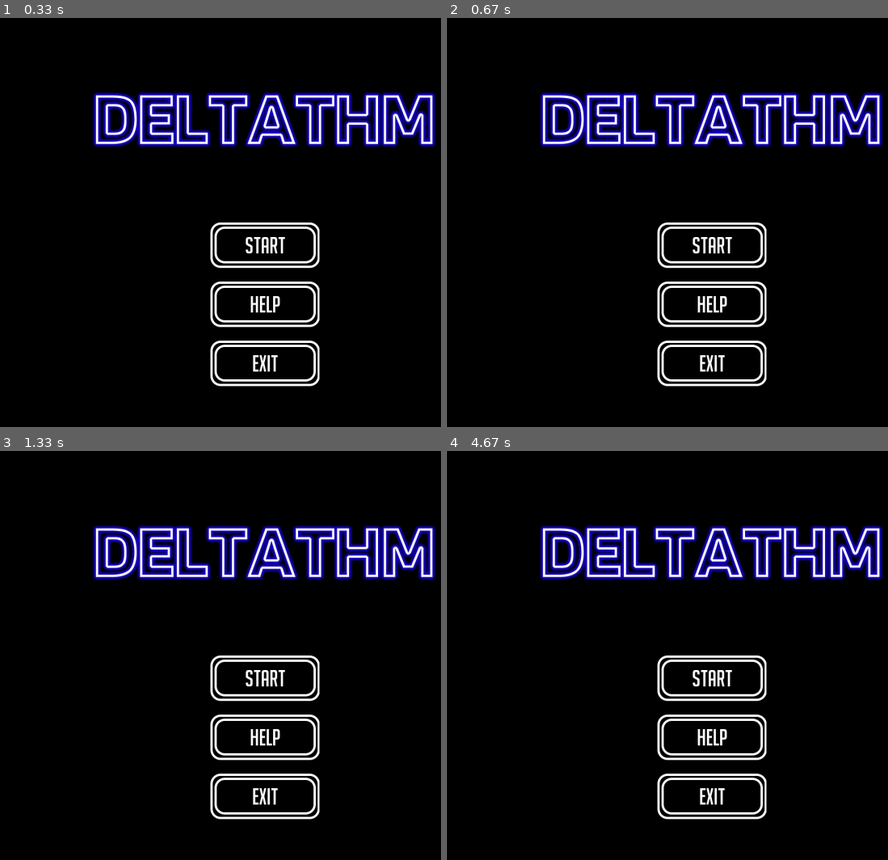
Above: before the commit, frames 1-4 (two rows, left to right).
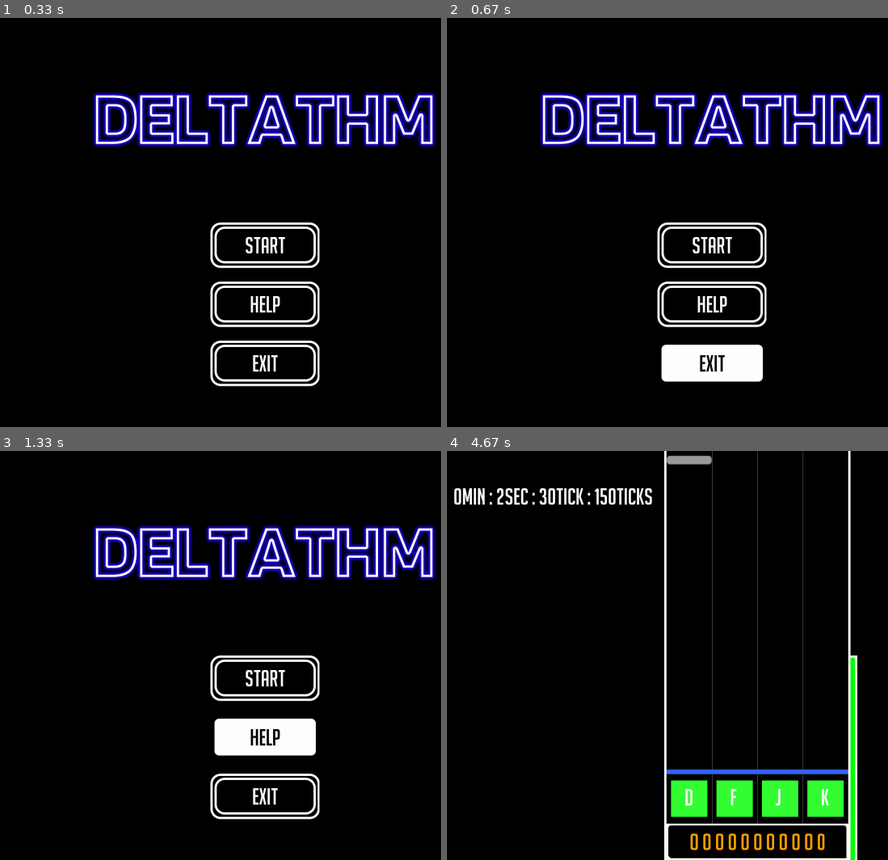
Above: after the commit, the same moments.

Repository: DeltaFrog1407/DELTABEAT
Game: pygame game, started from import pygame.py
Two runs of this game, one before a commit and one after it. Both use one fixed random seed, a clock stepped at 60 frames per second and the inputs below.
Inputs (mouse positions are in pixels of both pictures, inside the frame that each line leads up to):
- Up to frame 1 (0.33 s): no input
- Up to frame 2 (0.67 s): hold Enter from 0.33 s (still down); hold Up from 0.33 s (still down); move the mouse to (685, 238) at 0.37 s
- Up to frame 3 (1.33 s): release Enter at 0.8 s; release Up at 0.8 s; hold M 0.83-1.3 s; hold Up 0.83-1.3 s
- Up to frame 4 (4.67 s): tap Enter at 1.33, 2.17, 4.63 s; hold Up 1.67-2.13 s; tap D at 2.5 s; hold Esc 2.83-3.13 s; hold Down 3.17-3.47 s; hold Up 3.5-3.87 s; hold Down 3.9-4.27 s; hold Up 4.3-4.6 s

Frame 1 is identical in both runs. In frame 2, 2.2% of the frame differs, in the area x 47-73%, y 78-91%; in frame 3, 2.2%; in frame 4, 19%, in the area x 1-99%, y 0-100%.

Commit message:
리듬게임 만들기 12
- 메인 화면과 인덱스 시스템을 통한 게임 구조 뼈대를 세움.

Diff:
--- a/import pygame.py
+++ b/import pygame.py
@@ -119,15 +119,21 @@
     def __init__(self):
         font_path = resource_path("big_noodle_titling.ttf")
         press_se = resource_path("snare.wav")
+        moving_se = resource_path("moving.wav")
+        selected_se = resource_path("selected.wav")
         press_effect_path = resource_path("press_effect.png")
         scoreboard_image = resource_path("scoreboard.png")
         logo_path = resource_path("logo.png")
         button_path = resource_path("button.png")
+        button_selected_path = resource_path("button_selected.png")
         self.button_image = pygame.image.load(button_path)
+        self.button_selected_image = pygame.image.load(button_selected_path)
         self.logo_image = pygame.image.load(logo_path)
         self.scoreboard = pygame.image.load(scoreboard_image)
         self.effect = pygame.image.load(press_effect_path)
         self.press = pygame.mixer.Sound(press_se)
+        self.moving = pygame.mixer.Sound(moving_se)
+        self.selected = pygame.mixer.Sound(selected_se)
         self.font = pygame.font.Font(font_path, 50)
         self.line = FRAME_HEIGHT* 7/9 + 10
         self.score = 0
@@ -158,6 +164,7 @@
         self.tick = 0
         self.ticks = 0
 
+        self.main_select = 0
         self.main_button = ["START", "HELP", "EXIT"]
 
 
@@ -342,6 +349,13 @@
                 self.hp -= 5
                 if self.combo > 0:
                     self.combo = 0
+            # 메인화면 버튼 선택 로직 : 선택 인덱스가 갯수 초과면 다시 돌아오게 하기
+        if self.main_select > 4:
+            self.main_select = 1
+        elif self.main_select < 0:
+            self.main_select = 3
+
+
 
 
     # 짧은 노트 밖에 나갈 때 로직
@@ -482,19 +496,7 @@
 
 
     def display_frame(self, screen, keycolor, fontcolor): #게임 프레임 그리기 - 플레이하는 부분
-        if self.index == 0: # 메인 메뉴 인덱스
-            screen.fill(BLACK)# 배경화면
-            self.logo_width = self.logo_image.get_rect().width  # 로고 표시
-            self.logo_height = self.logo_image.get_rect().height
-            screen.blit(self.logo_image, [SCREEN_WIDTH/2 - self.logo_width/2, SCREEN_HEIGHT/4 - self.logo_height/2])
-            self.button_width = self.button_image.get_rect().width  # 로고 표시
-            self.button_height = self.button_image.get_rect().height
-            for i in range(len(self.main_button)): # 버튼 갯수별로 생성
-                screen.blit(self.button_image, [SCREEN_WIDTH/2 - self.button_width/2, SCREEN_HEIGHT/2 + i*130])
-                self.draw_text(screen, self.main_button[i], self.font, SCREEN_WIDTH/2, SCREEN_HEIGHT/2 + i*130 + 50, WHITE)
-
-
-        elif self.index == 4: # 게임 플레이 인덱스
+        if self.index == 4: # 메인 메뉴 인덱스
             screen.fill(BLACK)
             x = FRAME_X + KEY_SPACE
             y = FRAME_HEIGHT * 7/9 + 25
@@ -512,72 +514,107 @@
                 keyset = self.font.render(key, True, fontcolor)
                 screen.blit(keyset, (x+FRAME_WIDTH*i/4+keyframe_size/2-KEY_SPACE, y+KEY_SPACE))
 
+        elif self.index == 0: # 게임 플레이 인덱스
+            screen.fill(BLACK)# 배경화면
+            self.logo_width = self.logo_image.get_rect().width  # 로고 표시
+            self.logo_height = self.logo_image.get_rect().height
+            screen.blit(self.logo_image, [SCREEN_WIDTH/2 - self.logo_width/2, SCREEN_HEIGHT/4 - self.logo_height/2])
+            self.button_width = self.button_image.get_rect().width  # 로고 표시
+            self.button_height = self.button_image.get_rect().height
+            for i in range(len(self.main_button)): # 버튼 갯수별로 생성
+                if i == self.main_select - 1: # 버튼을 선택했을 때 선택되었다고 표시
+                    screen.blit(self.button_selected_image, [SCREEN_WIDTH/2 - self.button_width/2, SCREEN_HEIGHT/2 + i*130])
+                    self.draw_text(screen, self.main_button[i], self.font, SCREEN_WIDTH/2, SCREEN_HEIGHT/2 + i*130 + 50, BLACK)
+                else:
+                    screen.blit(self.button_image, [SCREEN_WIDTH/2 - self.button_width/2, SCREEN_HEIGHT/2 + i*130])
+                    self.draw_text(screen, self.main_button[i], self.font, SCREEN_WIDTH/2, SCREEN_HEIGHT/2 + i*130 + 50, WHITE)
+
+        elif self.index == 2:
+            screen.fill(BLACK)
+            self.logo_width = self.logo_image.get_rect().width  # 로고 표시
+            self.logo_height = self.logo_image.get_rect().height
+            screen.blit(self.logo_image, [SCREEN_WIDTH/2 - self.logo_width/2, SCREEN_HEIGHT/4 - self.logo_height/2])
+            self.button_width = self.button_image.get_rect().width  # 로고 표시
+            self.button_height = self.button_image.get_rect().height
+            self.draw_text(screen, "GAME SET!", self.font, SCREEN_WIDTH/2, SCREEN_HEIGHT/2 + 1*130 + 50, DARK_ORANGE)
+            self.draw_text(screen, "YOUR SCORE", self.font, SCREEN_WIDTH/2, SCREEN_HEIGHT/2 + 2*130 + 50, DARK_ORANGE)
+            self.draw_text(screen, str(self.score), self.font, SCREEN_WIDTH/2, SCREEN_HEIGHT/2 + 3*130 + 50, WHITE)
+
 
     def process_events(self):
         for event in pygame.event.get():
             if event.type == pygame.QUIT:
                 return True
-            if event.type == pygame.MOUSEMOTION: # 버튼 위에 올라갈 때 반응
-                pass # 마우스 위치 구한 뒤, 그 위치에 올라가 있으면 색반전
             if event.type == pygame.KEYDOWN:
-                if event.key == pygame.K_c:
-                    self.index = 4
                 if event.key == pygame.K_m:
                     print(self.ticks)
-                if event.key == pygame.K_p:
-                    self.music_play = True
-                    pygame.mixer.music.play(-1)
-                if event.key == pygame.K_d: # d 키를 누름
-                    self.press.play(0)
-                    self.pressed_d = True
-                    for note in self.notes_0:
-                        if note.type == 0:
-                            if abs(self.line - note.decesion) <= 200 and note.lane == 0: # 노트가 판정 범위 안에 들어왔는지 확인 후 삭제
-                                self.note_decesion(note.decesion, self.line)
-                                del self.notes_0[0]
-                            if abs(self.line - note.decesion) < 120 and note.lane == 0: # 이펙트 개체 생성 - FAIL만 아닐 시
-                                effect = Effect(FRAME_X + FRAME_WIDTH/4*note.lane + 50, FRAME_HEIGHT* 7/9 + 5)
-                                self.effect_group.add(effect)
-
-
-                if event.key == pygame.K_f: # f 키를 누름
-                    self.press.play(0)
-                    self.pressed_f = True
-                    for note in self.notes_1:
-                        if note.type == 0:
-                            if abs(self.line - note.decesion) <= 200 and note.lane == 1: # 노트가 판정 범위 안에 들어왔는지 확인 후 삭제
-                                self.note_decesion(note.decesion, self.line)
-                                del self.notes_1[0]
-                            if abs(self.line - note.decesion) < 120 and note.lane == 1: # 이펙트 개체 생성 - FAIL만 아닐 시
-                                effect = Effect(FRAME_X + FRAME_WIDTH/4*note.lane + 50, FRAME_HEIGHT* 7/9 + 5)
-                                self.effect_group.add(effect)
-
-
-                if event.key == pygame.K_j: # j 키를 누름
-                    self.press.play(0)
-                    self.pressed_j = True
-                    for note in self.notes_2:
-                        if note.type == 0:
-                            if abs(self.line - note.decesion) <= 200 and note.lane == 2: # 노트가 판정 범위 안에 들어왔는지 확인 후 삭제
-                                self.note_decesion(note.rect.y, self.line)
-                                del self.notes_2[0]
-                            if abs(self.line - note.decesion) < 120 and note.lane == 2: # 이펙트 개체 생성 - FAIL만 아닐 시
-                                effect = Effect(FRAME_X + FRAME_WIDTH/4*note.lane + 50, FRAME_HEIGHT* 7/9 + 5)
-                                self.effect_group.add(effect)
-
-                if event.key == pygame.K_k: # k 키를 누름
-                    self.press.play(0)
-                    self.pressed_k = True
-                    for note in self.notes_3:
-                        if note.type == 0:
-                            if abs(self.line - note.decesion) <= 200 and note.lane == 3: # 노트가 판정 범위 안에 들어왔는지 확인 후 삭제
-                                self.note_decesion(note.rect.y, self.line)
-                                del self.notes_3[0]
-                            if abs(self.line - note.decesion) < 120 and note.lane == 3: # 이펙트 개체 생성 - FAIL만 아닐 시
-                                effect = Effect(FRAME_X + FRAME_WIDTH/4*note.lane + 50, FRAME_HEIGHT* 7/9 + 5)
-                                self.effect_group.add(effect)
-
-
+                if self.index == 4:
+                    if event.key == pygame.K_d: # d 키를 누름
+                        self.press.play(0)
+                        self.pressed_d = True
+                        for note in self.notes_0:
+                            if note.type == 0:
+                                if abs(self.line - note.decesion) <= 200 and note.lane == 0: # 노트가 판정 범위 안에 들어왔는지 확인 후 삭제
+                                    self.note_decesion(note.decesion, self.line)
+                                    del self.notes_0[0]
+                                if abs(self.line - note.decesion) < 120 and note.lane == 0: # 이펙트 개체 생성 - FAIL만 아닐 시
+                                    effect = Effect(FRAME_X + FRAME_WIDTH/4*note.lane + 50, FRAME_HEIGHT* 7/9 + 5)
+                                    self.effect_group.add(effect)
+
+                    if event.key == pygame.K_f: # f 키를 누름
+                        self.press.play(0)
+                        self.pressed_f = True
+                        for note in self.notes_1:
+                            if note.type == 0:
+                                if abs(self.line - note.decesion) <= 200 and note.lane == 1: # 노트가 판정 범위 안에 들어왔는지 확인 후 삭제
+                                    self.note_decesion(note.decesion, self.line)
+                                    del self.notes_1[0]
+                                if abs(self.line - note.decesion) < 120 and note.lane == 1: # 이펙트 개체 생성 - FAIL만 아닐 시
+                                    effect = Effect(FRAME_X + FRAME_WIDTH/4*note.lane + 50, FRAME_HEIGHT* 7/9 + 5)
+                                    self.effect_group.add(effect)
+
+                    if event.key == pygame.K_j: # j 키를 누름
+                        self.press.play(0)
+                        self.pressed_j = True
+                        for note in self.notes_2:
+                            if note.type == 0:
+                                if abs(self.line - note.decesion) <= 200 and note.lane == 2: # 노트가 판정 범위 안에 들어왔는지 확인 후 삭제
+                                    self.note_decesion(note.rect.y, self.line)
+                                    del self.notes_2[0]
+                                if abs(self.line - note.decesion) < 120 and note.lane == 2: # 이펙트 개체 생성 - FAIL만 아닐 시
+                                    effect = Effect(FRAME_X + FRAME_WIDTH/4*note.lane + 50, FRAME_HEIGHT* 7/9 + 5)
+                                    self.effect_group.add(effect)
+
+                    if event.key == pygame.K_k: # k 키를 누름
+                        self.press.play(0)
+                        self.pressed_k = True
+                        for note in self.notes_3:
+                            if note.type == 0:
+                                if abs(self.line - note.decesion) <= 200 and note.lane == 3: # 노트가 판정 범위 안에 들어왔는지 확인 후 삭제
+                                    self.note_decesion(note.rect.y, self.line)
+                                    del self.notes_3[0]
+                                if abs(self.line - note.decesion) < 120 and note.lane == 3: # 이펙트 개체 생성 - FAIL만 아닐 시
+                                    effect = Effect(FRAME_X + FRAME_WIDTH/4*note.lane + 50, FRAME_HEIGHT* 7/9 + 5)
+                                    self.effect_group.add(effect)
+
+                if event.key == pygame.K_ESCAPE:
+                    self.index = 0
+                if self.index == 0:
+                    if event.key == pygame.K_UP: # 위 키를 누름
+                        self.main_select -= 1 # 메뉴 인덱스 감소
+                        self.moving.play(0)
+                    if event.key == pygame.K_DOWN: # 아래 키를 누름
+                        self.main_select += 1 # 메뉴 인덱스 증가
+                        self.moving.play(0)
+                    if event.key == pygame.K_RETURN:
+                        if self.main_select >= 1 and self.main_select <= 3:
+                            self.selected.play(0)
+                        if self.main_select == 1:
+                            self.index = 4
+                            self.music_play = True
+                            pygame.mixer.music.play(-1)
+                        elif self.main_select == 3:
+                            return True
             if event.type == pygame.KEYUP: # 키를 뗌
                 if event.key == pygame.K_d:
                     self.pressed_d = False
@@ -646,14 +683,6 @@
             if lines_final[i][0] == 4 and self.ticks == lines_final[i][1]:
                 self.index = 2
 
-    def game_menu(self):
-        if self.index == 2:
-            print("Game End! Score : " + str(self.score))
-
-
-
-
-
 
 def resource_path(relative_path): # 리소스 경로 함수
     try:
@@ -679,11 +708,9 @@
         game.run_logic()
         game.display_frame(screen, LEAF_GREEN, WHITE)
         game.display_object(screen)
-        game.game_menu()
         pygame.display.flip()
         clock.tick_busy_loop(60)
 
-
     pygame.quit()
 
 if __name__ == '__main__':
--- /dev/null
+++ b/resource 출처.txt
@@ -0,0 +1,3 @@
+select = https://freesound.org/people/soundbyter.com/sounds/110429/
+moving = https://freesound.org/people/broumbroum/sounds/50561/
+배경음악 = Music by <a href="https://pixabay.com/users/qubesounds-24397640/?utm_source=link-attribution&amp;utm_medium=referral&amp;utm_campaign=music&amp;utm_content=117997">QubeSounds</a> from <a href="https://pixabay.com/music//?utm_source=link-attribution&amp;utm_medium=referral&amp;utm_campaign=music&amp;utm_content=117997">Pixabay</a>
Binary file added: button_selected.png
Not shown, added: main.mp3
Not shown, added: moving.wav
Not shown, added: selected.wav
